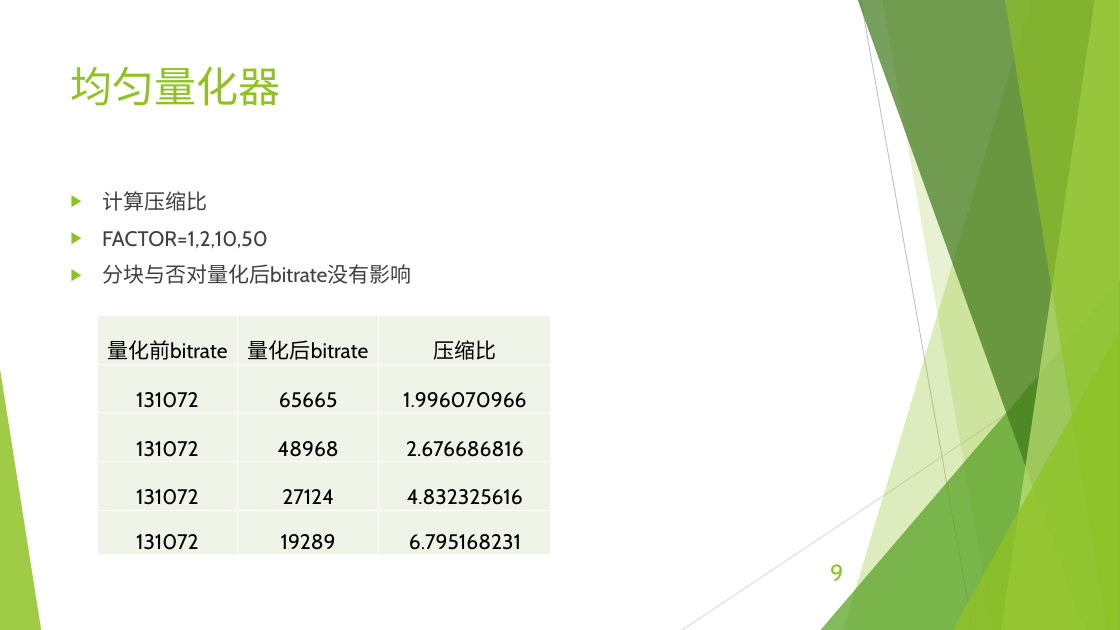
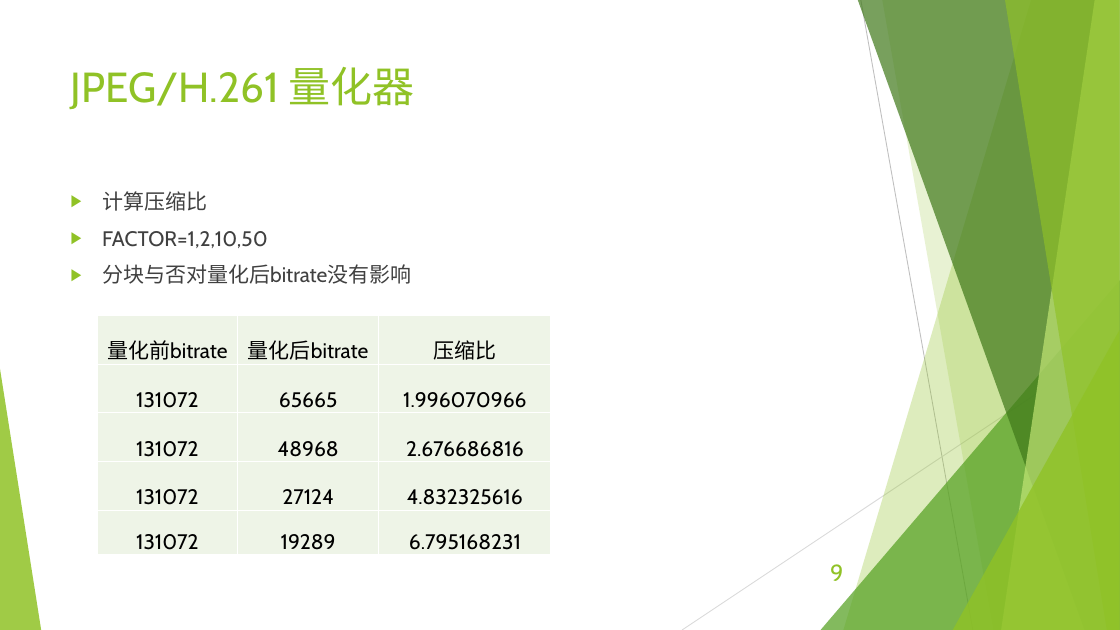
Before and after one commit to EECodingPresentation/project3, a slide deck: slide 9 of 展示报告.pptx. Drawn at 1120x630 pixels with LibreOffice and Linux fonts; fonts in the diff are those of the drawing. Boxes give left, top, right and bottom in pixels: in the first picture for what was removed or moved away, otherwise in the second. Text is boxed around its words. In the diff, an @@ line names an element or a change of style, - is before the commit and + after.

```diff
--- a/展示报告.pptx
+++ b/展示报告.pptx
@@ title at (71,67,415,109): text changed @@
-均匀量化器
+JPEG/H.261 量化器
```
Also in this commit, not shown: 1 other file.
